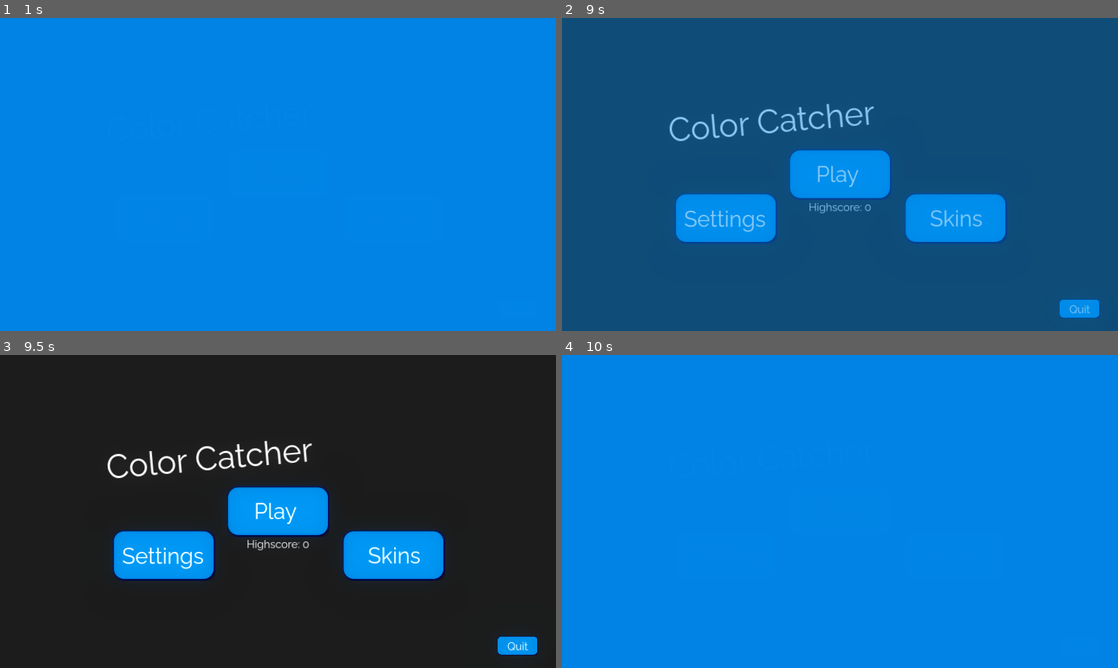
Above: before the commit, frames 1-4 (two rows, left to right).
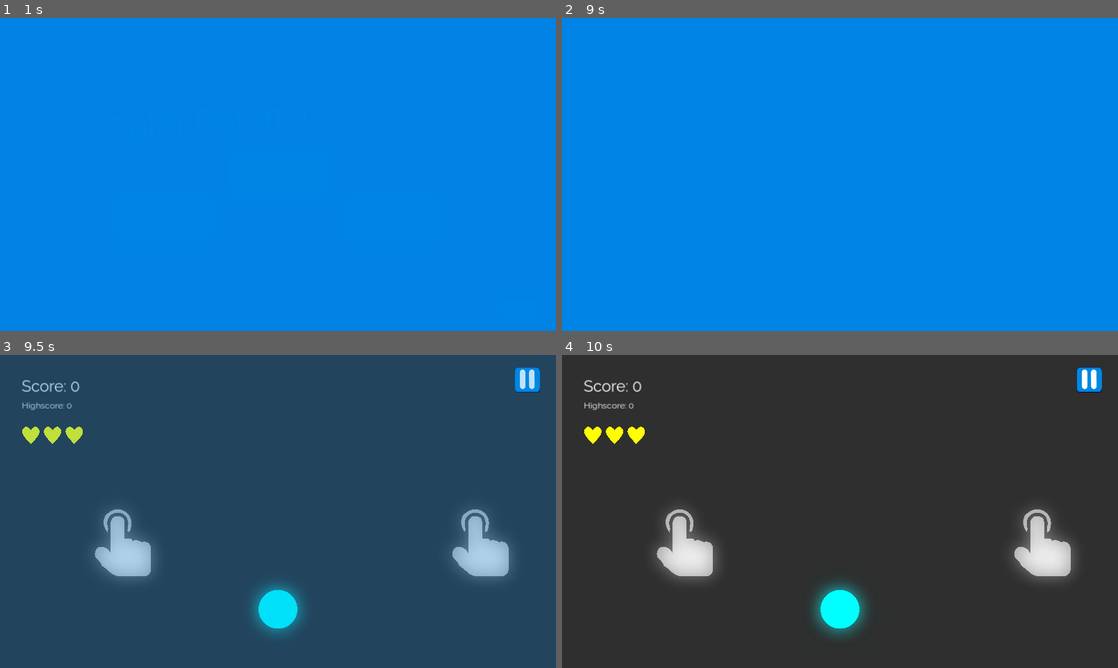
Above: after the commit, the same moments.

Repository: SkyDustGames/color-catcher
Game: Godot game, scene res://scenes/menu.tscn
Two runs of this game, one before a commit and one after it. Both use one fixed random seed, a clock stepped at 60 frames per second and the inputs below.
Inputs (mouse positions are in pixels of both pictures, inside the frame that each line leads up to):
- Up to frame 1 (1 s): click "Play" at 0.5 s
- Up to frame 2 (9 s): click (1090, 43) at 1.25 s; click "Restart" at 2 s; click (1090, 43) at 2.75 s; click "Restart" at 3.5 s; tap Enter at 4.25 s; hold Right (move_right) 4.28-5.03 s; hold Left (move_left) 5.03-5.78 s; hold Right (move_right) 5.78-7.28 s; hold Left (move_left) 7.28-8 s; tap Escape (pause) at 7.9 s; click "Menu" at 8 s; click (840, 305) at 8.75 s, where only the run after the commit has a clickable "Tutorial"
- Up to frame 3 (9.5 s): no input
- Up to frame 4 (10 s): click (840, 511) at 9.5 s, where only the run before the commit has a clickable "Play"

Frame 1 is identical in both runs. In frame 2, 92% of the frame differs, in the area x 0-100%, y 0-100%; in frame 3, 100%; in frame 4, 100%.

Commit message:
Basic tutorial

Diff:
--- /dev/null
+++ b/nodes/tutorial/indicator.tscn
@@ -0,0 +1,10 @@
+[gd_scene load_steps=2 format=3 uid="uid://cjg0obdpodavf"]
+
+[ext_resource type="Texture2D" uid="uid://d4l5nbap5cbas" path="res://sprites/tutorial/arrow.png" id="1_stqy8"]
+
+[node name="indicator" type="Sprite2D"]
+modulate = Color(0, 1, 0, 1)
+position = Vector2(94, -93)
+rotation = 2.35619
+scale = Vector2(0.175, 0.175)
+texture = ExtResource("1_stqy8")
--- a/scenes/menu.tscn
+++ b/scenes/menu.tscn
@@ -156,6 +156,40 @@
 theme_override_fonts/font = ExtResource("3_jiu3b")
 theme_override_font_sizes/font_size = 50
 text = "Skins"
+
+[node name="Tutorial" type="TextureButton" parent="Main"]
+visible = false
+layout_mode = 1
+anchors_preset = 7
+anchor_left = 0.5
+anchor_top = 1.0
+anchor_right = 0.5
+anchor_bottom = 1.0
+offset_left = -47.5
+offset_top = -79.0
+offset_right = 47.5
+offset_bottom = -34.0
+grow_horizontal = 2
+grow_vertical = 0
+texture_normal = ExtResource("3_fjj4i")
+texture_pressed = ExtResource("4_3ja5v")
+texture_hover = ExtResource("5_s5q3h")
+texture_disabled = ExtResource("5_s5q3h")
+ignore_texture_size = true
+stretch_mode = 0
+
+[node name="Label" type="Label" parent="Main/Tutorial"]
+layout_mode = 1
+anchors_preset = 15
+anchor_right = 1.0
+anchor_bottom = 1.0
+grow_horizontal = 2
+grow_vertical = 2
+theme_override_fonts/font = ExtResource("3_jiu3b")
+theme_override_font_sizes/font_size = 25
+text = "Tutorial"
+horizontal_alignment = 1
+vertical_alignment = 1
 
 [node name="Quit" type="TextureButton" parent="Main"]
 layout_mode = 1
@@ -432,6 +466,7 @@
 [connection signal="pressed" from="Main/Settings" to="Main" method="settings"]
 [connection signal="pressed" from="Main/Play" to="." method="play"]
 [connection signal="pressed" from="Main/Skins" to="Main" method="skins"]
+[connection signal="pressed" from="Main/Tutorial" to="Main" method="tutorial"]
 [connection signal="pressed" from="Main/Quit" to="." method="quit"]
 [connection signal="pressed" from="Settings/Back" to="Settings" method="back"]
 [connection signal="value_changed" from="Settings/Music" to="Settings" method="set_music"]
--- /dev/null
+++ b/scenes/tutorial.tscn
@@ -0,0 +1,278 @@
+[gd_scene load_steps=17 format=3 uid="uid://d0u358c0dlmvr"]
+
+[ext_resource type="FontFile" uid="uid://btt0co084ey81" path="res://Raleway.ttf" id="1_1uotr"]
+[ext_resource type="Texture2D" uid="uid://cv34onredtgte" path="res://sprites/heal.png" id="2_prq8l"]
+[ext_resource type="Script" path="res://scripts/ui/PauseMenu.gd" id="3_v6afm"]
+[ext_resource type="Texture2D" uid="uid://b2dpdrwsqrwd7" path="res://sprites/buttons/button_normal.png" id="4_l5sao"]
+[ext_resource type="Texture2D" uid="uid://cpkfsa8x8p8ti" path="res://sprites/buttons/button_press.png" id="5_eqw36"]
+[ext_resource type="Texture2D" uid="uid://cjmxrwkios7qh" path="res://sprites/buttons/button_hover.png" id="6_fy01g"]
+[ext_resource type="Texture2D" uid="uid://w3qw4cn20mea" path="res://sprites/buttons/pause_normal.png" id="7_p84o4"]
+[ext_resource type="Texture2D" uid="uid://cngh11spgwcud" path="res://sprites/buttons/pause_press.png" id="8_f8drd"]
+[ext_resource type="Texture2D" uid="uid://djc8q2adrx1a4" path="res://sprites/buttons/pause_hover.png" id="9_ws2a4"]
+[ext_resource type="Script" path="res://scripts/tutorial/Tutorial.gd" id="10_kjgod"]
+[ext_resource type="PackedScene" uid="uid://bcr2tswsv0i7" path="res://nodes/player.tscn" id="10_p386j"]
+[ext_resource type="Texture2D" uid="uid://dtgkv7saefrm4" path="res://sprites/empty.png" id="12_u1lqo"]
+[ext_resource type="Texture2D" uid="uid://opfnutd6owgn" path="res://sprites/tutorial/touch.png" id="13_ifsuw"]
+[ext_resource type="Script" path="res://scripts/WorldEnvironment.gd" id="13_p0yxc"]
+[ext_resource type="PackedScene" uid="uid://drtp3e75xjkrw" path="res://nodes/spawner.tscn" id="14_n1pm0"]
+
+[sub_resource type="Environment" id="Environment_a3k1r"]
+background_mode = 3
+glow_enabled = true
+glow_bloom = 1.0
+
+[node name="tutorial" type="Node2D"]
+metadata/_edit_horizontal_guides_ = []
+
+[node name="CanvasLayer" type="CanvasLayer" parent="."]
+
+[node name="Score" type="Label" parent="CanvasLayer"]
+offset_left = 50.0
+offset_top = 50.0
+offset_right = 187.0
+offset_bottom = 96.0
+theme_override_fonts/font = ExtResource("1_1uotr")
+theme_override_font_sizes/font_size = 36
+text = "Score: 0"
+
+[node name="Highscore" type="Label" parent="CanvasLayer"]
+offset_left = 50.0
+offset_top = 103.0
+offset_right = 122.0
+offset_bottom = 123.0
+theme_override_fonts/font = ExtResource("1_1uotr")
+theme_override_font_sizes/font_size = 20
+text = "Highscore: 0"
+
+[node name="Lives" type="Control" parent="CanvasLayer"]
+layout_mode = 3
+anchors_preset = 0
+offset_left = 51.0
+offset_top = 165.0
+offset_right = 191.0
+offset_bottom = 205.0
+
+[node name="TextureRect" type="TextureRect" parent="CanvasLayer/Lives"]
+layout_mode = 0
+offset_right = 40.0
+offset_bottom = 40.0
+texture = ExtResource("2_prq8l")
+expand_mode = 1
+
+[node name="TextureRect2" type="TextureRect" parent="CanvasLayer/Lives"]
+layout_mode = 0
+offset_left = 50.0
+offset_right = 90.0
+offset_bottom = 40.0
+texture = ExtResource("2_prq8l")
+expand_mode = 1
+
+[node name="TextureRect3" type="TextureRect" parent="CanvasLayer/Lives"]
+layout_mode = 0
+offset_left = 100.0
+offset_right = 140.0
+offset_bottom = 40.0
+texture = ExtResource("2_prq8l")
+expand_mode = 1
+
+[node name="Pause" type="Control" parent="CanvasLayer"]
+process_mode = 3
+layout_mode = 3
+anchors_preset = 15
+anchor_right = 1.0
+anchor_bottom = 1.0
+grow_horizontal = 2
+grow_vertical = 2
+script = ExtResource("3_v6afm")
+
+[node name="PauseMenu" type="ColorRect" parent="CanvasLayer/Pause"]
+process_mode = 2
+visible = false
+layout_mode = 1
+anchors_preset = 15
+anchor_right = 1.0
+anchor_bottom = 1.0
+grow_horizontal = 2
+grow_vertical = 2
+color = Color(0, 0.431373, 0.619608, 0.501961)
+
+[node name="Restart" type="TextureButton" parent="CanvasLayer/Pause/PauseMenu"]
+layout_mode = 1
+anchors_preset = 8
+anchor_left = 0.5
+anchor_top = 0.5
+anchor_right = 0.5
+anchor_bottom = 0.5
+offset_left = -385.0
+offset_top = 6.0
+offset_right = -147.0
+offset_bottom = 125.0
+grow_horizontal = 2
+grow_vertical = 2
+texture_normal = ExtResource("4_l5sao")
+texture_pressed = ExtResource("5_eqw36")
+texture_hover = ExtResource("6_fy01g")
+
+[node name="Label" type="Label" parent="CanvasLayer/Pause/PauseMenu/Restart"]
+layout_mode = 1
+anchors_preset = 15
+anchor_right = 1.0
+anchor_bottom = 1.0
+grow_horizontal = 2
+grow_vertical = 2
+theme_override_fonts/font = ExtResource("1_1uotr")
+theme_override_font_sizes/font_size = 50
+text = "Restart"
+horizontal_alignment = 1
+vertical_alignment = 1
+
+[node name="Menu" type="TextureButton" parent="CanvasLayer/Pause/PauseMenu"]
+layout_mode = 1
+anchors_preset = 8
+anchor_left = 0.5
+anchor_top = 0.5
+anchor_right = 0.5
+anchor_bottom = 0.5
+offset_left = -119.0
+offset_top = -59.5
+offset_right = 119.0
+offset_bottom = 59.5
+grow_horizontal = 2
+grow_vertical = 2
+texture_normal = ExtResource("4_l5sao")
+texture_pressed = ExtResource("5_eqw36")
+texture_hover = ExtResource("6_fy01g")
+
+[node name="Label" type="Label" parent="CanvasLayer/Pause/PauseMenu/Menu"]
+layout_mode = 1
+anchors_preset = 15
+anchor_right = 1.0
+anchor_bottom = 1.0
+grow_horizontal = 2
+grow_vertical = 2
+theme_override_fonts/font = ExtResource("1_1uotr")
+theme_override_font_sizes/font_size = 50
+text = "Menu"
+horizontal_alignment = 1
+vertical_alignment = 1
+
+[node name="Quit" type="TextureButton" parent="CanvasLayer/Pause/PauseMenu"]
+layout_mode = 1
+anchors_preset = 8
+anchor_left = 0.5
+anchor_top = 0.5
+anchor_right = 0.5
+anchor_bottom = 0.5
+offset_left = 150.0
+offset_top = 6.0
+offset_right = 388.0
+offset_bottom = 125.0
+grow_horizontal = 2
+grow_vertical = 2
+texture_normal = ExtResource("4_l5sao")
+texture_pressed = ExtResource("5_eqw36")
+texture_hover = ExtResource("6_fy01g")
+
+[node name="Label" type="Label" parent="CanvasLayer/Pause/PauseMenu/Quit"]
+layout_mode = 1
+anchors_preset = 15
+anchor_right = 1.0
+anchor_bottom = 1.0
+grow_horizontal = 2
+grow_vertical = 2
+theme_override_fonts/font = ExtResource("1_1uotr")
+theme_override_font_sizes/font_size = 50
+text = "Quit"
+horizontal_alignment = 1
+vertical_alignment = 1
+
+[node name="Label" type="Label" parent="CanvasLayer/Pause/PauseMenu"]
+layout_mode = 1
+anchors_preset = 8
+anchor_left = 0.5
+anchor_top = 0.5
+anchor_right = 0.5
+anchor_bottom = 0.5
+offset_left = -301.0
+offset_top = -152.0
+offset_right = -42.0
+offset_bottom = -60.0
+grow_horizontal = 2
+grow_vertical = 2
+rotation = -0.10472
+theme_override_fonts/font = ExtResource("1_1uotr")
+theme_override_font_sizes/font_size = 75
+text = "Paused"
+
+[node name="PauseButton" type="TextureButton" parent="CanvasLayer/Pause"]
+process_mode = 3
+layout_mode = 1
+anchors_preset = 1
+anchor_left = 1.0
+anchor_right = 1.0
+offset_left = -96.0
+offset_top = 27.0
+offset_right = -36.0
+offset_bottom = 87.0
+grow_horizontal = 0
+size_flags_horizontal = 8
+size_flags_vertical = 0
+texture_normal = ExtResource("7_p84o4")
+texture_pressed = ExtResource("8_f8drd")
+texture_hover = ExtResource("9_ws2a4")
+ignore_texture_size = true
+stretch_mode = 0
+
+[node name="Environment" type="Node2D" parent="."]
+process_mode = 1
+script = ExtResource("10_kjgod")
+
+[node name="Circle" parent="Environment" instance=ExtResource("10_p386j")]
+
+[node name="MoveLeft" type="TouchScreenButton" parent="Environment"]
+position = Vector2(-2777, -1355)
+scale = Vector2(6.58594, 6.94531)
+texture_normal = ExtResource("12_u1lqo")
+texture_pressed = ExtResource("12_u1lqo")
+shape_visible = false
+action = "move_left"
+
+[node name="MoveRight" type="TouchScreenButton" parent="Environment"]
+position = Vector2(599, -1536)
+scale = Vector2(6.13281, 6.94141)
+texture_normal = ExtResource("12_u1lqo")
+texture_pressed = ExtResource("12_u1lqo")
+action = "move_right"
+
+[node name="MovementControls" type="Node2D" parent="Environment"]
+
+[node name="Touch" type="Sprite2D" parent="Environment/MovementControls"]
+modulate = Color(1, 1, 1, 0.501961)
+position = Vector2(243, 397)
+scale = Vector2(0.128333, 0.128333)
+texture = ExtResource("13_ifsuw")
+
+[node name="Touch2" type="Sprite2D" parent="Environment/MovementControls"]
+modulate = Color(1, 1, 1, 0.501961)
+position = Vector2(1066, 397)
+scale = Vector2(0.128333, 0.128333)
+texture = ExtResource("13_ifsuw")
+
+[node name="Spawner" parent="Environment" instance=ExtResource("14_n1pm0")]
+
+[node name="Setup" type="Node2D" parent="."]
+
+[node name="WorldEnvironment" type="WorldEnvironment" parent="Setup"]
+environment = SubResource("Environment_a3k1r")
+script = ExtResource("13_p0yxc")
+
+[node name="Camera2D" type="Camera2D" parent="Setup"]
+position = Vector2(600, 325)
+
+[connection signal="pressed" from="CanvasLayer/Pause/PauseMenu/Restart" to="CanvasLayer/Pause" method="_on_restart_pressed"]
+[connection signal="pressed" from="CanvasLayer/Pause/PauseMenu/Menu" to="CanvasLayer/Pause" method="_on_menu_pressed"]
+[connection signal="pressed" from="CanvasLayer/Pause/PauseMenu/Quit" to="CanvasLayer/Pause" method="_on_quit_pressed"]
+[connection signal="pressed" from="CanvasLayer/Pause/PauseButton" to="CanvasLayer/Pause" method="_on_pause_button_pressed"]
+[connection signal="player_lives_changed" from="Environment/Circle" to="Environment" method="on_player_damage"]
+[connection signal="player_score_changed" from="Environment/Circle" to="Environment" method="on_player_score"]
+[connection signal="spawned" from="Environment/Spawner" to="Environment" method="spawned"]
--- a/scripts/Circle.gd
+++ b/scripts/Circle.gd
@@ -1,4 +1,7 @@
 extends RigidBody2D
+
+signal player_lives_changed(lives)
+signal player_score_changed(score)
 
 @export var speed: float
 @onready var sprite = $Sprite2D
@@ -54,18 +57,20 @@
 		Global.save["score"] = highscore
 
 	scoreText.text = "Score: " + str(score)
+	player_score_changed.emit(score)
 	SoundManager.play("collect")
 
 func heal():
+	player_lives_changed.emit(3 if lives >= 3 else lives + 1)
 	if lives >= 3:
 		return
-
 	hearts[lives].show()
 	lives += 1
 
 func damage():
 	lives -= 1
 	hearts[lives].hide()
+	player_lives_changed.emit(lives)
 	if lives <= 0:
 		Global.save.coins += score
 		Global.write_save(Global.save)
--- a/scripts/Global.gd
+++ b/scripts/Global.gd
@@ -18,7 +18,8 @@
 			"fullscreen": false
 		},
 		"skin": "Circle",
-		"coins": 0
+		"coins": 0,
+		"played": false
 	}
 
 	if not FileAccess.file_exists("user://game.save"):
--- a/scripts/Spawner.gd
+++ b/scripts/Spawner.gd
@@ -1,4 +1,6 @@
 extends Timer
+
+signal spawned(new_shape, powerup)
 
 var shapes = [
 	preload("res://nodes/shapes/square.tscn"),
@@ -25,11 +27,13 @@
 		var powerup = power.instantiate()
 		powerup.position = Vector2(randi_range(0, 1200), -100)
 		add_child(powerup)
+		spawned.emit(powerup, true)
 	else:
 		var shape_kind = shapes[randi() % shapes.size()]
 		var shape = shape_kind.instantiate()
 		shape.position = Vector2(randi_range(0, 1200), -100)
 		add_child(shape)
+		spawned.emit(shape, false)
 
 	var t = wait_time - time_decrease
 	if t <= min_time:
--- /dev/null
+++ b/scripts/tutorial/Tutorial.gd
@@ -0,0 +1,28 @@
+extends Node2D
+
+var allow_spawn = false
+var indicator = preload("res://nodes/tutorial/indicator.tscn")
+@onready var player = $Circle
+
+func _process(_delta):
+	if not allow_spawn:
+		if Input.is_action_pressed("move_left") or Input.is_action_pressed("move_right"):
+			$MovementControls.queue_free()
+			allow_spawn = true
+
+func on_player_damage(lives):
+	if lives < 3:
+		player.heal()
+
+func on_player_score(score):
+	if score >= 5:
+		Global.write_save(Global.save)
+		SceneTransition.change_scene("res://scenes/menu.tscn")
+
+func spawned(new_shape, powerup):
+	if allow_spawn:
+		if powerup or new_shape.color == player.color:
+			var new_indicator = indicator.instantiate()
+			new_shape.add_child(new_indicator)
+	else:
+		new_shape.queue_free()
--- a/scripts/ui/Main.gd
+++ b/scripts/ui/Main.gd
@@ -3,6 +3,9 @@
 @onready var root = $".."
 
 func _ready():
+	SoundManager.play_music("the_cool_factor")
+	if Global.save.played:
+		$Tutorial.show()
 	$Highscore.text = "Highscore: " + str(Global.save.score)
 
 func settings():
@@ -10,3 +13,7 @@
 
 func skins():
 	root.change_active($"../Skins")
+
+func tutorial():
+	SoundManager.play_music("starlight_city")
+	SceneTransition.change_scene("res://scenes/tutorial.tscn")
--- a/scripts/ui/Menu.gd
+++ b/scripts/ui/Menu.gd
@@ -10,8 +10,14 @@
 		control.hide()
 
 func play():
+	SoundManager.play("select")
+	if not Global.save.played:
+		Global.save.played = true
+		Global.write_save(Global.save)
+		SoundManager.play_music("starlight_city")
+		SceneTransition.change_scene("res://scenes/tutorial.tscn")
+		return
 	SoundManager.play_music("old_tricks")
-	SoundManager.play("select")
 	SceneTransition.change_scene("res://scenes/game.tscn")
 
 func back_to_menu():
Not shown, added: android/.gdignore
Not shown, added: audio/starlight_city.mp3.import
Binary file added: sprites/tutorial/arrow.png
Not shown, added: sprites/tutorial/arrow.png.import
Binary file added: sprites/tutorial/touch.png
Not shown, added: sprites/tutorial/touch.png.import
Not shown, changed: README.md
Not shown, added: audio/starlight_city.mp3
